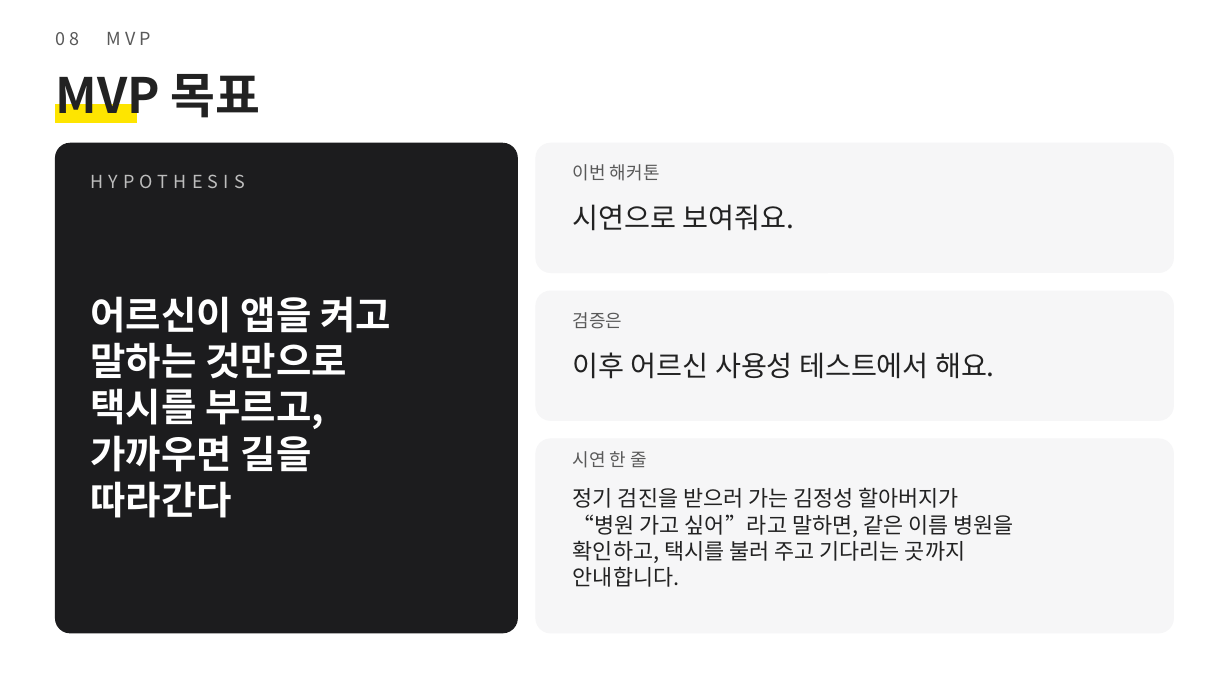
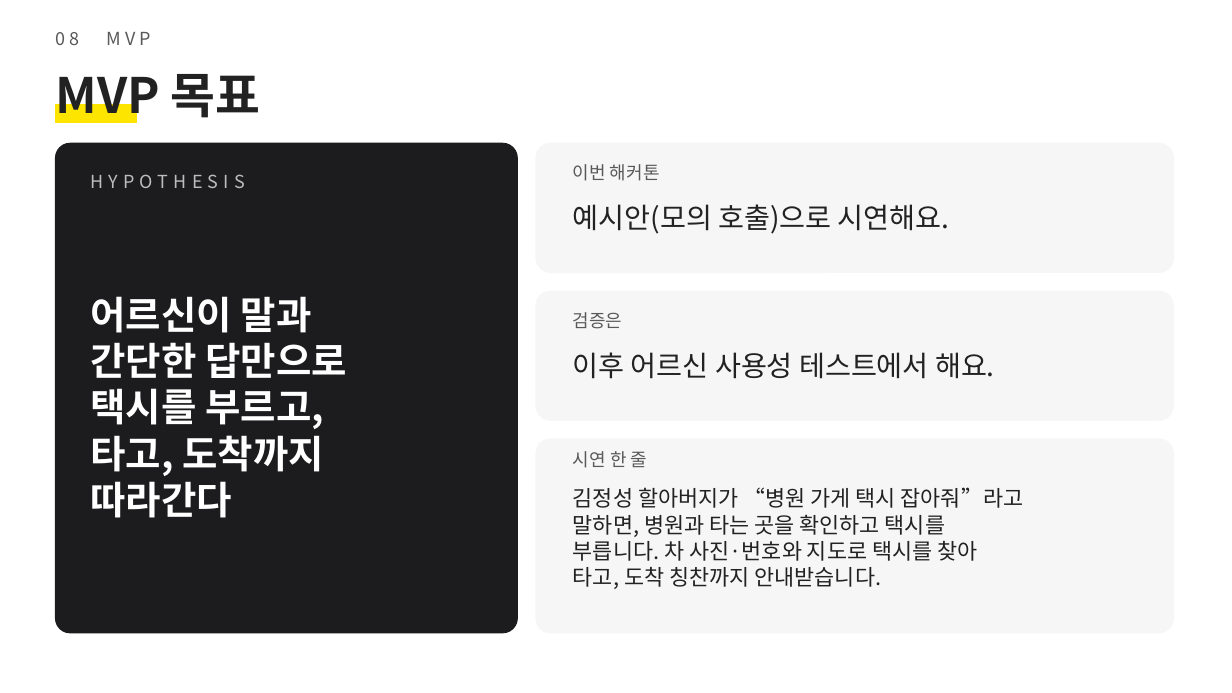
Before and after one commit to forethinkfi/HK06_4N, a slide deck: slide 9 of docs/presentation/gyeotae-user-research.pptx. Drawn at 1232x693 pixels with LibreOffice and Linux fonts; fonts in the diff are those of the drawing. Boxes give left, top, right and bottom in pixels: in the first picture for what was removed or moved away, otherwise in the second. Text is boxed around its words. In the diff, an @@ line names an element or a change of style, - is before the commit and + after.

```diff
--- a/docs/presentation/gyeotae-user-research.pptx
+++ b/docs/presentation/gyeotae-user-research.pptx
@@ text at <box>573,204,950,234</box>: text changed @@
-시연으로 보여줘요.
+예시안(모의 호출)으로 시연해요.
@@ text at <box>91,296,347,378</box>: text changed @@
-어르신이 앱을 켜고
-말하는 것만으로
+어르신이 말과
+간단한 답만으로
@@ text at <box>91,428,325,476</box>: text changed @@
-가까우면 길을
+타고, 도착까지
@@ text at <box>573,487,1024,589</box>: text changed @@
-정기 검진을 받으러 가는 김정성 할아버지가
-“병원 가고 싶어”라고 말하면, 같은 이름 병원을
-확인하고, 택시를 불러 주고 기다리는 곳까지
-안내합니다.
+김정성 할아버지가 “병원 가게 택시 잡아줘”라고
+말하면, 병원과 타는 곳을 확인하고 택시를
+부릅니다. 차 사진·번호와 지도로 택시를 찾아
+타고, 도착 칭찬까지 안내받습니다.
```
Also in this commit, not shown: 7 other slides changed.
